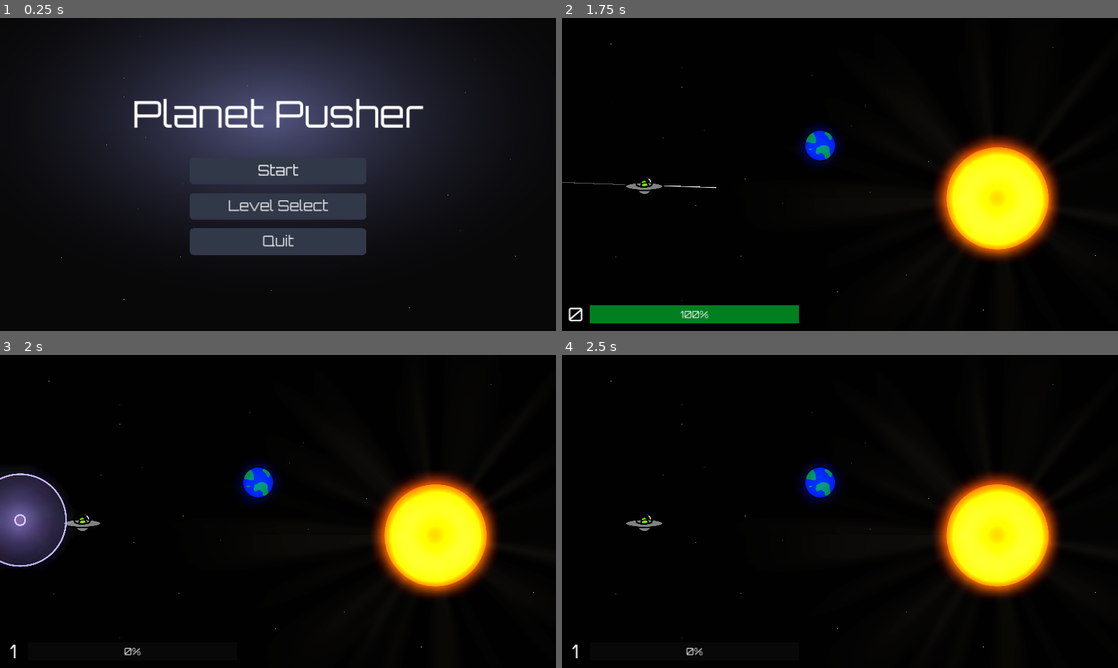
Above: before the commit, frames 1-4 (two rows, left to right).
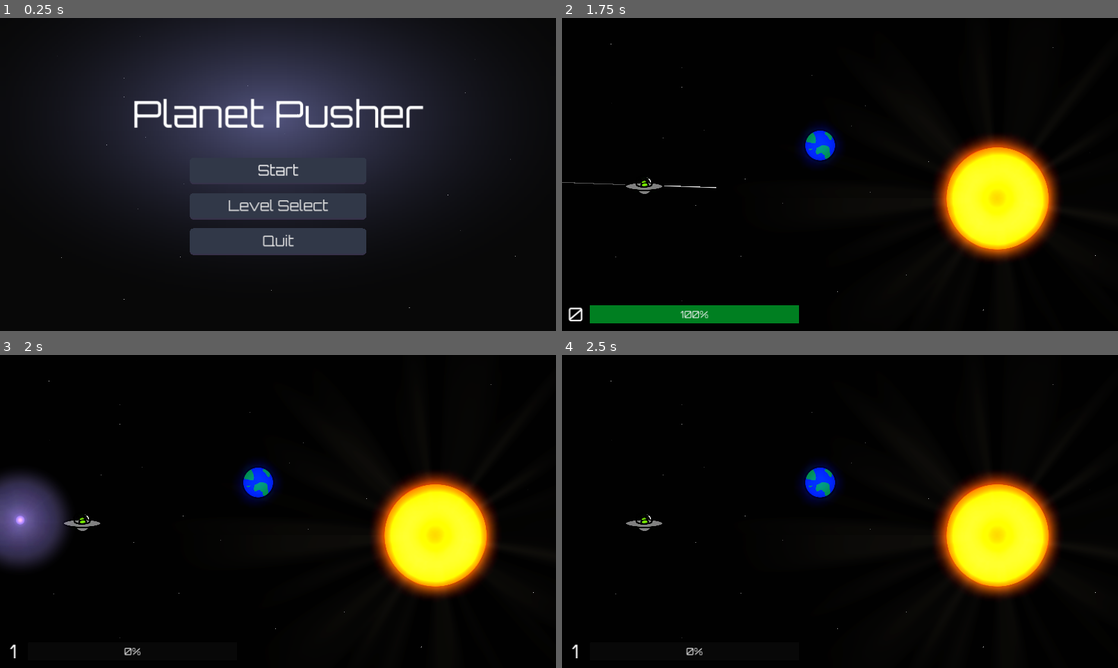
Above: after the commit, the same moments.

Repository: Afterglow375/godot_jam_03
Game: Godot game, scene res://scenes/ui/main_menu.tscn
Two runs of this game, one before a commit and one after it. Both use one fixed random seed, a clock stepped at 60 frames per second and the inputs below.
Inputs (mouse positions are in pixels of both pictures, inside the frame that each line leads up to):
- Up to frame 1 (0.25 s): no input
- Up to frame 2 (1.75 s): click "Start" at 0.5 s; tap Enter at 1.25 s; drag from (645, 183) to (995, 199) at 1.27 s
- Up to frame 3 (2 s): no input
- Up to frame 4 (2.5 s): drag from (728, 527) to (995, 536) at 2.02 s

Frames 1-2 are identical in both runs. In frame 3, 0.3% of the frame differs, in the area x 0-12%, y 37-68%; in frame 4, nothing differs.

Commit message:
Added projectile shaders

Diff:
--- a/scenes/entities/projectile.tscn
+++ b/scenes/entities/projectile.tscn
@@ -8,6 +8,8 @@
 [ext_resource type="AudioStream" uid="uid://c5u8usi7w5iht" path="res://assets/audio/projectile_wall.wav" id="5_5pssr"]
 [ext_resource type="Texture2D" uid="uid://cvdhxwe3ul1b0" path="res://assets/sprites/circle_particle.png" id="6_10a14"]
 [ext_resource type="Script" path="res://scripts/entities/projectile_particles.gd" id="8_ijriy"]
+[ext_resource type="Shader" path="res://shaders/energy_beam_points.gdshader" id="9_hl7ht"]
+[ext_resource type="Shader" path="res://shaders/godrays.gdshader" id="10_2h1qu"]
 
 [sub_resource type="CircleShape2D" id="CircleShape2D_kllct"]
 radius = 36.1248
@@ -18,10 +20,18 @@
 [sub_resource type="ShaderMaterial" id="ShaderMaterial_ehkc1"]
 shader = ExtResource("3_2tpfj")
 shader_parameter/charge_amount = 0.0
+shader_parameter/opacity = 1.0
+shader_parameter/edge_distortion = 0.008
+shader_parameter/distortion_speed = 2.472
+shader_parameter/edge_opacity = 0.0
 
 [sub_resource type="ShaderMaterial" id="ShaderMaterial_4ex77"]
 shader = ExtResource("3_2tpfj")
 shader_parameter/charge_amount = 0.0
+shader_parameter/opacity = 1.0
+shader_parameter/edge_distortion = 0.03
+shader_parameter/distortion_speed = 1.0
+shader_parameter/edge_opacity = 1.2
 
 [sub_resource type="CanvasItemMaterial" id="CanvasItemMaterial_lxrrs"]
 blend_mode = 1
@@ -209,6 +219,40 @@
 "charging_explosion": SubResource("Animation_bdl2o")
 }
 
+[sub_resource type="ShaderMaterial" id="ShaderMaterial_6mta0"]
+shader = ExtResource("9_hl7ht")
+shader_parameter/start_point = Vector2(0.5, 0.5)
+shader_parameter/end_point = Vector2(0.5, 0.5)
+shader_parameter/beam_width = 1.0
+shader_parameter/energy = 4.58
+shader_parameter/roughness = 3
+shader_parameter/frequency = 10
+shader_parameter/opacity = 1.0
+shader_parameter/speed = 1.0
+shader_parameter/thickness = 0.005
+shader_parameter/outline_thickness = 0.1
+shader_parameter/glow = 1.079
+shader_parameter/outline_glow = 0.383
+shader_parameter/color = Color(0.91, 1, 1, 1)
+shader_parameter/outline_color = Color(0.501961, 0.309804, 0.960784, 1)
+shader_parameter/progress = 0.753
+
+[sub_resource type="ShaderMaterial" id="ShaderMaterial_x7wq0"]
+shader = ExtResource("10_2h1qu")
+shader_parameter/spread = 0.511
+shader_parameter/cutoff = -0.012
+shader_parameter/falloff = 0.672
+shader_parameter/edge_fade = 0.15
+shader_parameter/outer_edge_fade = 0.311
+shader_parameter/ray_length_variation = 0.118
+shader_parameter/speed = 10.0
+shader_parameter/ray1_density = 8.0
+shader_parameter/ray2_density = 30.0
+shader_parameter/ray2_intensity = 0.0
+shader_parameter/color = Color(0.435294, 0.407843, 0.564706, 0.0313726)
+shader_parameter/hdr = true
+shader_parameter/seed = 5.0
+
 [node name="Inner Projectile" type="RigidBody2D"]
 collision_layer = 2
 collision_mask = 2
@@ -229,9 +273,11 @@
 
 [node name="Sprite2D" type="Sprite2D" parent="."]
 material = SubResource("ShaderMaterial_ehkc1")
+scale = Vector2(1.25, 1.25)
 texture = ExtResource("3_qwixt")
 
 [node name="Sprite2D2" type="Sprite2D" parent="."]
+visible = false
 material = SubResource("ShaderMaterial_4ex77")
 texture = ExtResource("4_3mbai")
 
@@ -264,6 +310,34 @@
 texture = ExtResource("6_10a14")
 texture_scale = 1.5
 
+[node name="ColorRect" type="ColorRect" parent="."]
+material = SubResource("ShaderMaterial_6mta0")
+anchors_preset = 8
+anchor_left = 0.5
+anchor_top = 0.5
+anchor_right = 0.5
+anchor_bottom = 0.5
+offset_left = -350.0
+offset_top = -350.0
+offset_right = 350.0
+offset_bottom = 350.0
+grow_horizontal = 2
+grow_vertical = 2
+
+[node name="ColorRect2" type="ColorRect" parent="."]
+material = SubResource("ShaderMaterial_x7wq0")
+anchors_preset = 8
+anchor_left = 0.5
+anchor_top = 0.5
+anchor_right = 0.5
+anchor_bottom = 0.5
+offset_left = -350.0
+offset_top = -350.0
+offset_right = 350.0
+offset_bottom = 350.0
+grow_horizontal = 2
+grow_vertical = 2
+
 [connection signal="body_entered" from="." to="." method="_on_body_entered"]
 [connection signal="body_entered" from="Outer Projectile" to="Outer Projectile" method="_on_body_entered"]
 [connection signal="body_exited" from="Outer Projectile" to="Outer Projectile" method="_on_body_exited"]
--- /dev/null
+++ b/shaders/energy_beam_points.gdshader
@@ -0,0 +1,122 @@
+/*
+Modified energy beam shader that lets you specify start and end points.
+Use this on a ColorRect that covers the area where you want the beam to appear.
+*/
+
+shader_type canvas_item;
+render_mode blend_add;
+
+// Beam endpoints (in UV space 0-1)
+uniform vec2 start_point = vec2(0.2, 0.5);
+uniform vec2 end_point = vec2(0.8, 0.5);
+uniform float beam_width = 0.05; // Width of the beam
+
+// Energy beam parameters
+uniform float energy = 3.0; // How much the beams will distort
+uniform int roughness : hint_range(1, 10) = 3; // How compact the noise texture will be
+uniform int frequency = 10; // Amount of "ripples" in the beams
+uniform float opacity : hint_range(0.0, 1.0) = 1.0; // Overall opacity of the beam
+
+uniform float speed = 1.0; // Animation speed
+uniform float thickness : hint_range(0.0, 0.1) = 0.006; // Thickness of the main beam
+uniform float outline_thickness : hint_range(0.0, 0.1) = 0.03; // Thickness of the outline color
+
+uniform float glow : hint_range(0.0, 3.0) = 0.0; // Use together with WorldEnvironment's Glow feature
+uniform float outline_glow : hint_range(0.0, 3.0) = 0.0;
+
+uniform vec4 color : source_color = vec4(0.91, 1.0, 1.0, 1.0);
+uniform vec4 outline_color : source_color = vec4(0.5, 1.0, 0.96, 1.0);
+
+uniform float progress : hint_range(0.0, 1.0) = 1.0;
+
+float random(vec2 uv) {
+    return fract(sin(dot(uv.xy,
+        vec2(12.9898,78.233))) *
+            43758.5453123);
+}
+
+float noise(vec2 uv) {
+    vec2 uv_index = floor(uv);
+    vec2 uv_fract = fract(uv);
+
+    // Four corners in 2D of a tile
+    float a = random(uv_index);
+    float b = random(uv_index + vec2(1.0, 0.0));
+    float c = random(uv_index + vec2(0.0, 1.0));
+    float d = random(uv_index + vec2(1.0, 1.0));
+
+    vec2 blur = smoothstep(0.0, 1.0, uv_fract);
+
+    return mix(a, b, blur.x) +
+            (c - a) * blur.y * (1.0 - blur.x) +
+            (d - b) * blur.x * blur.y;
+}
+
+float fbm(vec2 uv, float time) {
+    int octaves = roughness;
+    float amp = 0.01 * energy * progress;
+    float freq = float(frequency);
+    float value = 0.0;
+
+    for(int i = 0; i < octaves; i++) {
+        value += amp * noise(freq * vec2(uv.x, uv.y + time));
+        amp *= 0.5;
+        freq *= 2.0;
+    }
+    return value;
+}
+
+vec4 difference(vec4 base, vec4 blend){
+    return abs(base - blend);
+}
+
+// Calculate distance from point to line segment
+float distToLineSegment(vec2 p, vec2 a, vec2 b) {
+    vec2 pa = p - a;
+    vec2 ba = b - a;
+    float t = clamp(dot(pa, ba) / dot(ba, ba), 0.0, 1.0);
+    vec2 closest = a + t * ba;
+    return length(p - closest);
+}
+
+// Project point onto line segment and get normalized position along line (0-1)
+float projectedPosition(vec2 p, vec2 a, vec2 b) {
+    vec2 pa = p - a;
+    vec2 ba = b - a;
+    float t = clamp(dot(pa, ba) / dot(ba, ba), 0.0, 1.0);
+    return t;
+}
+
+void fragment() {
+    // Initialize alpha to 0 (transparent)
+    COLOR = vec4(0.0);
+
+    // Calculate distance from current pixel to beam line
+    float dist = distToLineSegment(UV, start_point, end_point);
+
+    // Only process pixels within the beam width
+    if (dist <= beam_width) {
+        // Calculate position along beam (0 = start_point, 1 = end_point)
+        float beam_pos = projectedPosition(UV, start_point, end_point);
+
+        // Calculate normalized perpendicular distance (0 = center, 1 = edge)
+        float perp_dist = dist / beam_width;
+
+        // Create animated noise value for the beam
+        float noise_value = fbm(vec2(beam_pos * 5.0, perp_dist * 3.0), TIME * speed);
+
+        // Calculate beam and outline intensities
+        float beam_center = 1.0 - smoothstep(0.0, thickness, perp_dist + noise_value * energy * 0.1);
+        float beam_outline = 1.0 - smoothstep(thickness, thickness + outline_thickness, perp_dist + noise_value * energy * 0.1);
+
+        // Calculate the final color
+        vec3 final_color = color.rgb * beam_center + outline_color.rgb * (beam_outline - beam_center);
+        float final_alpha = max(beam_center, beam_outline) * progress * opacity;
+
+        // Add glow
+        final_color += glow * color.rgb * beam_center + outline_glow * outline_color.rgb * (beam_outline - beam_center);
+
+        // Set the output color
+        COLOR = vec4(final_color, final_alpha);
+    }
+}
--- /dev/null
+++ b/shaders/energy_beams.gdshader
@@ -0,0 +1,119 @@
+/*
+Shader from Godot Shaders - the free shader library.
+godotshaders.com/shader/energy-beams
+
+This shader is under CC0 license. Feel free to use, improve and
+change this shader according to your needs and consider sharing
+the modified result to godotshaders.com.
+
+Updated for Godot 4+ compatibility
+*/
+
+shader_type canvas_item;
+render_mode blend_add; // Remove this if you want to use HDR glow instead (use "Glow" and "Outline Glow" sliders)
+
+uniform int beams = 2; // How many beams the energy field should have
+
+uniform float energy = 3.0; // How much the beams will travel up and down
+uniform int roughness : hint_range(1, 10) = 3; // How compact the noise texture will be
+uniform int frequency = 10; // Amount of "ripples" in the beams
+
+uniform float speed = 1.0; // Animation speed
+uniform float thickness : hint_range(0.0, 0.1) = 0.006; // Thickness of the main beam
+uniform float outline_thickness : hint_range(0.0, 0.1) = 0.03; //Thickness of the outline color
+uniform float beam_difference : hint_range(0.0, 1.0) = 0.0; // The thickness difference between the main beam and the other, if there are more than one beam. The closer to 1 the smaller the thickness difference.
+
+uniform float glow : hint_range(0.0, 3.0) = 0.0; // Use together with WorldEnvironment's Glow feature
+uniform float outline_glow : hint_range(0.0, 3.0) = 0.0;
+
+uniform vec4 color : source_color = vec4(0.91, 1.0, 1.0, 1.0);
+uniform vec4 outline_color : source_color = vec4(0.5, 1.0, 0.96, 1.0);
+
+uniform float progress : hint_range(0.0, 1.0) = 1.0;
+
+uniform float y_offset : hint_range (-0.5, 0.5) = 0.0; // Position of the beam
+uniform float fixed_edge_size : hint_range(0.0, 0.5) = 0.05; // How close to the edge should the beam be still before the animatino starts
+uniform vec2 noise_scale = vec2(1.0); // If the object (for example the ColorRect or Sprite node) is compressed use this to compensate for the noise texture being compressed.
+
+uniform vec2 start_point = vec2(0.2, 0.5);
+uniform vec2 end_point = vec2(0.8, 0.5);
+uniform float beam_width = 0.05; // Width of the beam
+
+float random(vec2 uv) {
+    return fract(sin(dot(uv.xy,
+        vec2(12.9898,78.233))) *
+            43758.5453123);
+}
+
+float noise(vec2 uv) {
+    vec2 uv_index = floor(uv);
+    vec2 uv_fract = fract(uv);
+
+    // Four corners in 2D of a tile
+    float a = random(uv_index);
+    float b = random(uv_index + vec2(1.0, 0.0));
+    float c = random(uv_index + vec2(0.0, 1.0));
+    float d = random(uv_index + vec2(1.0, 1.0));
+
+    vec2 blur = smoothstep(0.0, 1.0, uv_fract);
+
+    return mix(a, b, blur.x) +
+            (c - a) * blur.y * (1.0 - blur.x) +
+            (d - b) * blur.x * blur.y;
+}
+
+float fbm(vec2 uv, float time) {
+    int octaves = roughness;
+    float amp = 0.01 * energy * progress;
+    float freq = float(frequency);
+	float value = 0.0;
+
+    for(int i = 0; i < octaves; i++) {
+        value += amp * noise(freq * vec2(uv.x, uv.y + time));
+        amp *= 0.5;
+        freq *= 2.0;
+    }
+    return value;
+}
+
+vec4 difference(vec4 base, vec4 blend){
+	return abs(base - blend);
+}
+
+vec4 bolt(vec2 uv, float time, float i)
+{
+	// Setup the beam locking to the edges.
+	float falloff = smoothstep(0.0, fixed_edge_size, uv.x) * smoothstep(0.0, fixed_edge_size, 1.0 - uv.x);
+
+	// Use Fractal Brownian Motion to create a "cloud texture" and use Difference blend mode to make the beam
+	vec4 clouds = vec4(fbm((uv + vec2(i) ) * noise_scale, time * speed)) * falloff;
+	vec4 diff_clouds = difference(clouds, vec4(uv.y - 0.5 + y_offset + (uv.y * falloff * 0.02 * energy * progress)));
+
+	// Create a new noise to mask the beams on low "progress" values. To make a "turn-off" effect more visually interesting.
+	vec4 clouds2 = vec4(fbm((uv * 2.0) * noise_scale, time * 1.)) * 5.0;
+	diff_clouds += smoothstep(0.0, 0.8, clouds2) * 0.1 * (1.-progress);
+
+	// Set thickness of the beams. First beam is the Thickness size and all following beams are sized with beam_difference
+	float thickness2 =  1. - ( thickness / (min(i + beam_difference, 1.0) + (1.0-beam_difference))) * progress ;
+	vec4 beam = clamp(smoothstep(thickness2, thickness2 + 0.005 * progress, 1.0 - diff_clouds), vec4(0.0), vec4(1.0));
+
+	//Set the beam outlines
+	vec4 beam_outline;
+	float outline = thickness2 - (outline_thickness * progress);
+	beam_outline = clamp(smoothstep(outline, outline + 0.04, 1.0 - diff_clouds), 0.0, 1.0);
+	beam_outline = clamp(beam_outline - beam, 0.0, 1.0);
+
+	// Merge the beam and the outline and return to the fragment function
+	return (beam * (color + vec4(glow, glow, glow, 0.))) + (beam_outline * (outline_color + vec4(outline_glow, outline_glow, outline_glow, 0.)));
+}
+
+void fragment()
+{
+	vec4 beam = vec4(0.0);
+
+	for (int i = 0; i < beams; i++){
+		beam = max(beam, bolt(UV, TIME, float(i)));
+	}
+
+	COLOR = beam;
+}
--- /dev/null
+++ b/shaders/energy_beams_line2d.gdshader
@@ -0,0 +1,94 @@
+/*
+Modified from Godot Shaders - the free shader library.
+godotshaders.com/shader/energy-beams
+
+Adapted to work with Line2D nodes instead of rectangular areas.
+*/
+
+shader_type canvas_item;
+render_mode blend_add;
+
+uniform float energy = 3.0; // How much the beams will travel perpendicular to the line
+uniform int roughness : hint_range(1, 10) = 3; // How compact the noise texture will be
+uniform int frequency = 10; // Amount of "ripples" in the beams
+
+uniform float speed = 1.0; // Animation speed
+uniform float thickness : hint_range(0.0, 0.1) = 0.006; // Thickness of the main beam
+uniform float outline_thickness : hint_range(0.0, 0.1) = 0.03; // Thickness of the outline color
+
+uniform float glow : hint_range(0.0, 3.0) = 0.0; // Use together with WorldEnvironment's Glow feature
+uniform float outline_glow : hint_range(0.0, 3.0) = 0.0;
+
+uniform vec4 color : source_color = vec4(0.91, 1.0, 1.0, 1.0);
+uniform vec4 outline_color : source_color = vec4(0.5, 1.0, 0.96, 1.0);
+
+uniform float progress : hint_range(0.0, 1.0) = 1.0;
+
+float random(vec2 uv) {
+    return fract(sin(dot(uv.xy,
+        vec2(12.9898,78.233))) *
+            43758.5453123);
+}
+
+float noise(vec2 uv) {
+    vec2 uv_index = floor(uv);
+    vec2 uv_fract = fract(uv);
+
+    // Four corners in 2D of a tile
+    float a = random(uv_index);
+    float b = random(uv_index + vec2(1.0, 0.0));
+    float c = random(uv_index + vec2(0.0, 1.0));
+    float d = random(uv_index + vec2(1.0, 1.0));
+
+    vec2 blur = smoothstep(0.0, 1.0, uv_fract);
+
+    return mix(a, b, blur.x) +
+            (c - a) * blur.y * (1.0 - blur.x) +
+            (d - b) * blur.x * blur.y;
+}
+
+float fbm(vec2 uv, float time) {
+    int octaves = roughness;
+    float amp = 0.01 * energy * progress;
+    float freq = float(frequency);
+    float value = 0.0;
+
+    for(int i = 0; i < octaves; i++) {
+        value += amp * noise(freq * vec2(uv.x, uv.y + time));
+        amp *= 0.5;
+        freq *= 2.0;
+    }
+    return value;
+}
+
+vec4 difference(vec4 base, vec4 blend){
+    return abs(base - blend);
+}
+
+void fragment() {
+    // For Line2D:
+    // UV.x is position along the line (0 to 1)
+    // UV.y is position perpendicular to the line (-0.5 to 0.5)
+
+    // Use position along the line for animation
+    float along_line = UV.x;
+    // Use the perpendicular value for the beam effect
+    float perp_line = UV.y + 0.5; // Convert from -0.5-0.5 to 0-1 range
+
+    // Create cloud texture for beam effect
+    vec4 clouds = vec4(fbm(vec2(along_line * 3.0, perp_line), TIME * speed));
+    vec4 diff_clouds = difference(clouds, vec4(perp_line - 0.5 + (perp_line * 0.02 * energy * progress)));
+
+    // Create beam with proper thickness
+    float beam_thickness = thickness * progress;
+    vec4 beam = clamp(smoothstep(0.5 - beam_thickness, 0.5 - beam_thickness + 0.005 * progress, 1.0 - diff_clouds), vec4(0.0), vec4(1.0));
+
+    // Create outline
+    float outline = 0.5 - beam_thickness - (outline_thickness * progress);
+    vec4 beam_outline = clamp(smoothstep(outline, outline + 0.04, 1.0 - diff_clouds), 0.0, 1.0);
+    beam_outline = clamp(beam_outline - beam, 0.0, 1.0);
+
+    // Final color
+    COLOR = (beam * (color + vec4(glow, glow, glow, 0.0))) +
+            (beam_outline * (outline_color + vec4(outline_glow, outline_glow, outline_glow, 0.0)));
+}
--- a/shaders/projectile.gdshader
+++ b/shaders/projectile.gdshader
@@ -2,6 +2,13 @@
 
 // Charge amount from 0.0 to 1.0
 uniform float charge_amount : hint_range(0.0, 1.0) = 0.0;
+// Overall opacity from 0.0 to 1.0
+uniform float opacity : hint_range(0.0, 1.0) = 1.0;
+// Edge distortion effect parameters
+uniform float edge_distortion : hint_range(0.0, 0.1) = 0.03;
+uniform float distortion_speed : hint_range(0.0, 10.0) = 2.0;
+// Edge opacity boost (0.0 = transparent edges, 1.0 = normal, 3.0 = triple opacity at edges)
+uniform float edge_opacity : hint_range(0.0, 3.0) = 1.2;
 
 void vertex() {
 	// Called for every vertex the material is visible on.
@@ -10,13 +17,39 @@
 void fragment() {
 	// Called for every pixel the material is visible on.
 
-	// Get the original texture color
-	vec4 original_color = texture(TEXTURE, UV);
+	// Calculate distance from center of sprite (assuming UV origin is at center)
+	vec2 centered_uv = UV - 0.5;
+	float dist_from_center = length(centered_uv);
+
+	// Calculate normalized direction from center
+	vec2 direction = normalize(centered_uv);
+
+	// Only distort near the edges (dist > 0.4) and increase effect as we get closer to edge
+	float edge_factor = smoothstep(0.3, 0.5, dist_from_center);
+
+	// Create a time-based distortion that varies around the edge
+	float angle = atan(direction.y, direction.x);
+	float wobble = sin(angle * 6.0 + TIME * distortion_speed) * edge_distortion;
+
+	// Scale the distortion based on charge and edge factor
+	wobble *= edge_factor * (1.0 + charge_amount);
+
+	// Apply the distortion along the radial direction
+	vec2 distorted_uv = UV + direction * wobble;
+
+	// Get the original texture color with distorted UVs
+	vec4 original_color = texture(TEXTURE, distorted_uv);
 
 	// Only apply effects to non-transparent parts of the texture
 	if (original_color.a > 0.0) {
 		// Mix original color with red based on charge amount
 		vec3 charging_color = mix(original_color.rgb, vec3(1.0, 0.1, 0.1), charge_amount);
+
+		// Calculate the opacity boost/reduction based on edge proximity
+		// When edge_opacity < 1.0, edges will be more transparent
+		// When edge_opacity = 1.0, no change
+		// When edge_opacity > 1.0, edges will be more opaque
+		float opacity_multiplier = edge_opacity * edge_factor + (1.0 - edge_factor);
 
 		// Simple fade out when fully charged
 		float fade_threshold = 0.95;
@@ -25,8 +58,9 @@
 			// Calculate how far we are into the fade effect (0.0 to 1.0)
 			float fade_progress = (charge_amount - fade_threshold) / (1.0 - fade_threshold);
 
-			// Gradually fade out the alpha
-			float alpha_fade = original_color.a * (1.0 - fade_progress);
+			// Gradually fade out the alpha, with edge adjustment
+			float alpha_fade = original_color.a * (1.0 - fade_progress) * opacity * opacity_multiplier;
+			alpha_fade = min(alpha_fade, 1.0); // Clamp to avoid over-bright edges
 
 			// When at fade threshold, turn to pure white and then fade out
 			vec3 white_color = vec3(1.0, 1.0, 1.0);
@@ -34,8 +68,11 @@
 			// Output with white color and fading alpha
 			COLOR = vec4(white_color, alpha_fade);
 		} else {
-			// Normal charging effect
-			COLOR = vec4(charging_color, original_color.a);
+			// Normal charging effect with opacity applied and edge adjustment
+			float adjusted_alpha = original_color.a * opacity * opacity_multiplier;
+			adjusted_alpha = min(adjusted_alpha, 1.0); // Clamp to avoid over-bright edges
+
+			COLOR = vec4(charging_color, adjusted_alpha);
 		}
 	} else {
 		// Keep fully transparent pixels as is
Not shown: 1 places in scenes/entities/projectile.tscn that only renumber resources
